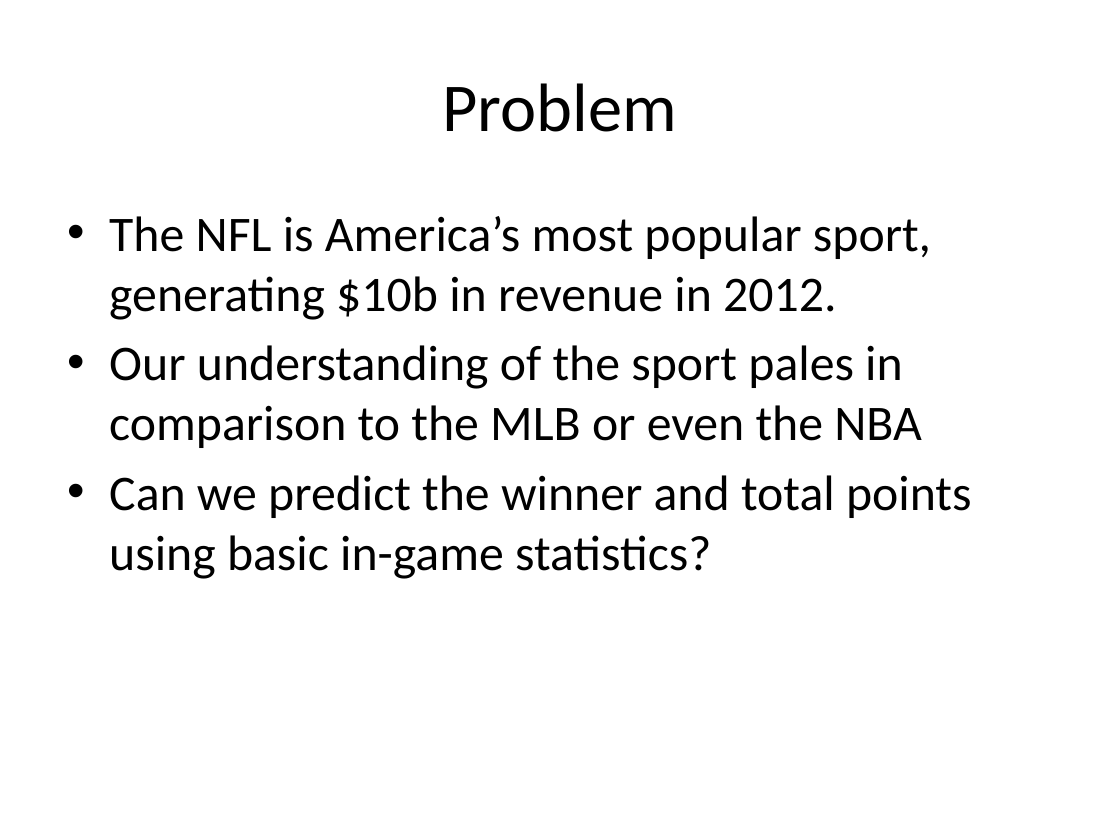
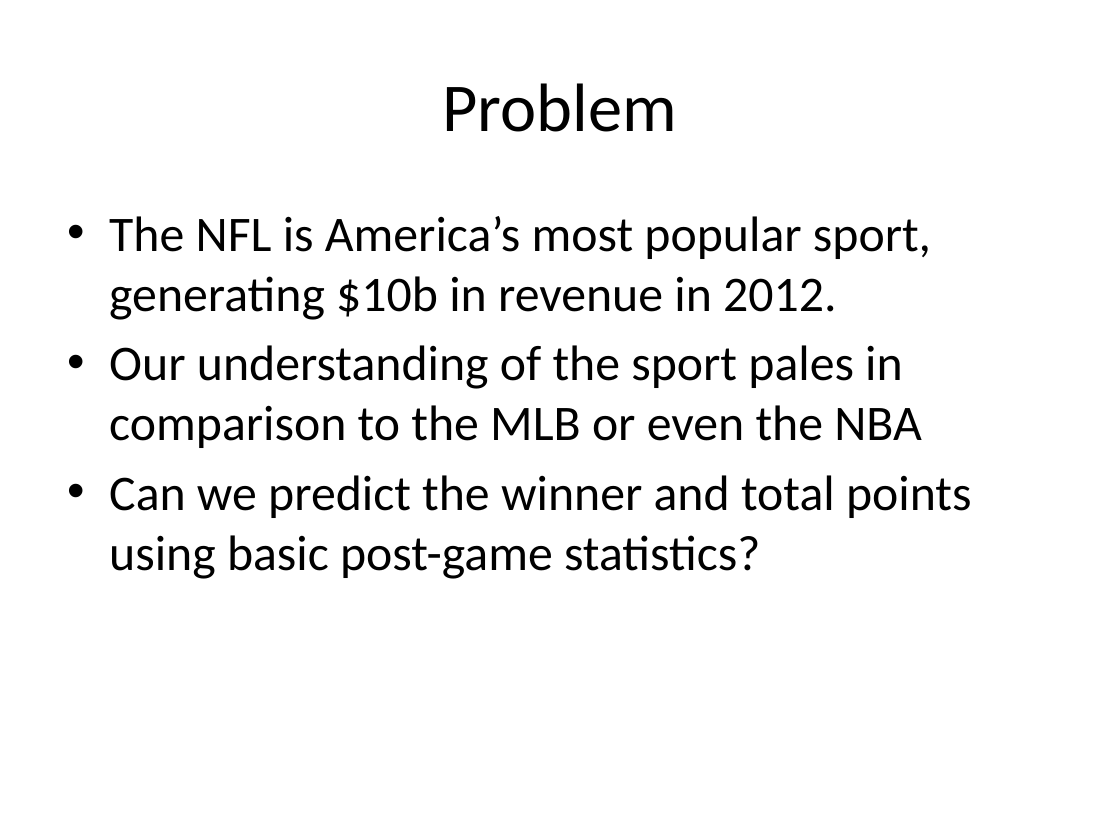
Before and after one commit to Patdog86/GA_NFL, a slide deck: slide 2 of Understanding the NFL.pptx. Drawn at 1120x840 pixels with LibreOffice and Linux fonts; fonts in the diff are those of the drawing; background and template pictures are left out. Boxes give left, top, right and bottom in pixels: in the first picture for what was removed or moved away, otherwise in the second. Text is boxed around its words. In the diff, an @@ line names an element or a change of style, - is before the commit and + after.

```diff
--- a/Understanding the NFL.pptx
+++ b/Understanding the NFL.pptx
@@ text at [109, 475, 972, 579]: text changed @@
-• Can we predict the winner and total points using basic in-game statistics?
+• Can we predict the winner and total points using basic post-game statistics?
```
Also in this commit, not shown: 4 other slides changed, 3 other files.
